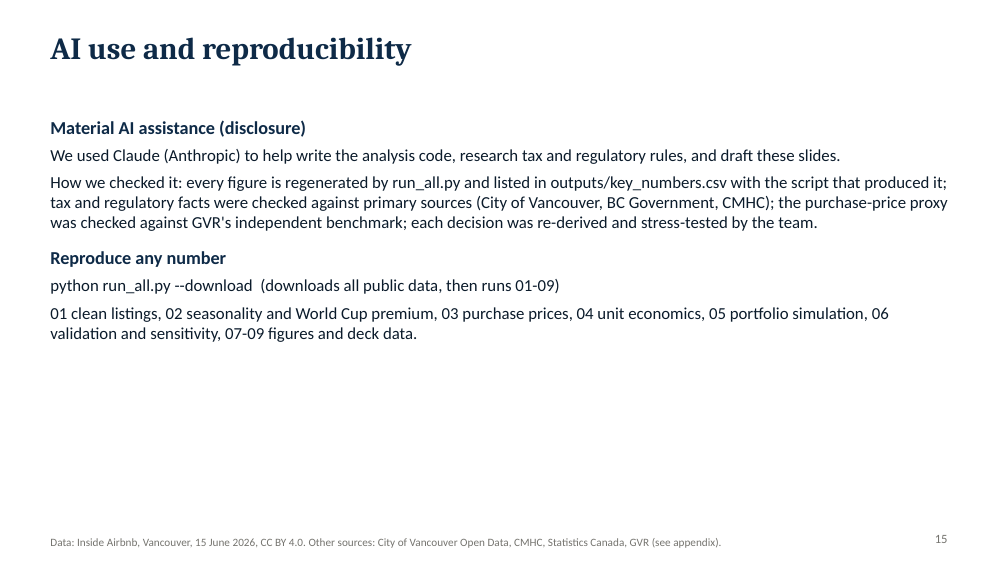
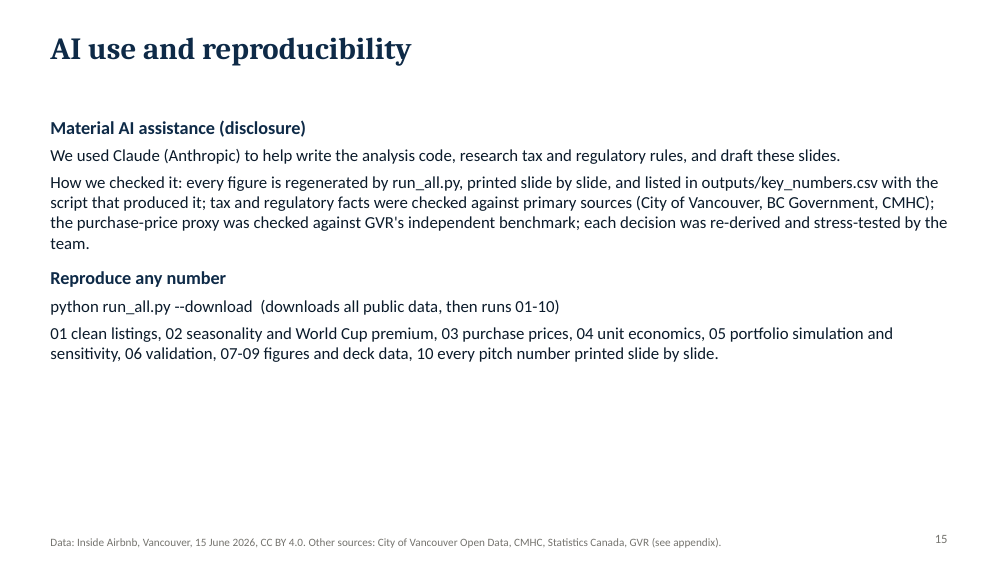
Before and after one commit to alexmdy/datajam2026, a slide deck: slide 15 of deck/DDD_DataJam2026_Pitch.pptx. Drawn at 1008x567 pixels with LibreOffice and Linux fonts; fonts in the diff are those of the drawing. Boxes give left, top, right and bottom in pixels: in the first picture for what was removed or moved away, otherwise in the second. Text is boxed around its words. In the diff, an @@ line names an element or a change of style, - is before the commit and + after.

```diff
--- a/deck/DDD_DataJam2026_Pitch.pptx
+++ b/deck/DDD_DataJam2026_Pitch.pptx
@@ text at bbox=[50, 176, 948, 249]: text changed @@
-How we checked it: every figure is regenerated by run_all.py and listed in outputs/key_numbers.csv with the script that produced it; tax and regulatory facts were checked against primary sources (City of Vancouver, BC Government, CMHC); the purchase-price proxy was checked against GVR's independent benchmark; each decision was re-derived and stress-tested by the team.
+How we checked it: every figure is regenerated by run_all.py, printed slide by slide, and listed in outputs/key_numbers.csv with the script that produced it; tax and regulatory facts were checked against primary sources (City of Vancouver, BC Government, CMHC); the purchase-price proxy was checked against GVR's independent benchmark; each decision was re-derived and stress-tested by the team.
@@ text at bbox=[50, 300, 894, 362]: text changed @@
-python run_all.py --download (downloads all public data, then runs 01-09)
-01 clean listings, 02 seasonality and World Cup premium, 03 purchase prices, 04 unit economics, 05 portfolio simulation, 06 validation and sensitivity, 07-09 figures and deck data.
+python run_all.py --download (downloads all public data, then runs 01-10)
+01 clean listings, 02 seasonality and World Cup premium, 03 purchase prices, 04 unit economics, 05 portfolio simulation and sensitivity, 06 validation, 07-09 figures and deck data, 10 every pitch number printed slide by slide.
```
Also in this commit, not shown: 7 other slides changed, 3 other files.
